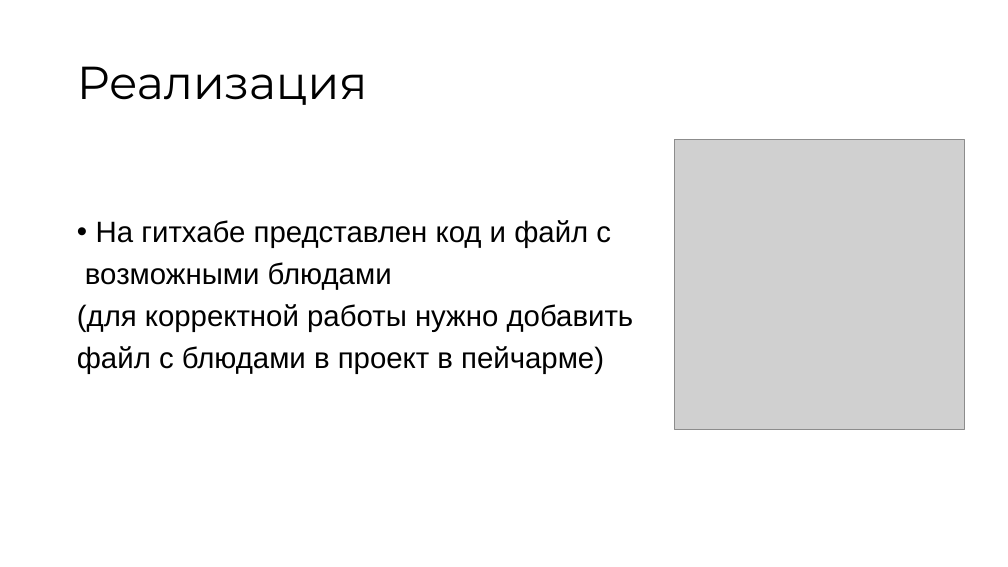
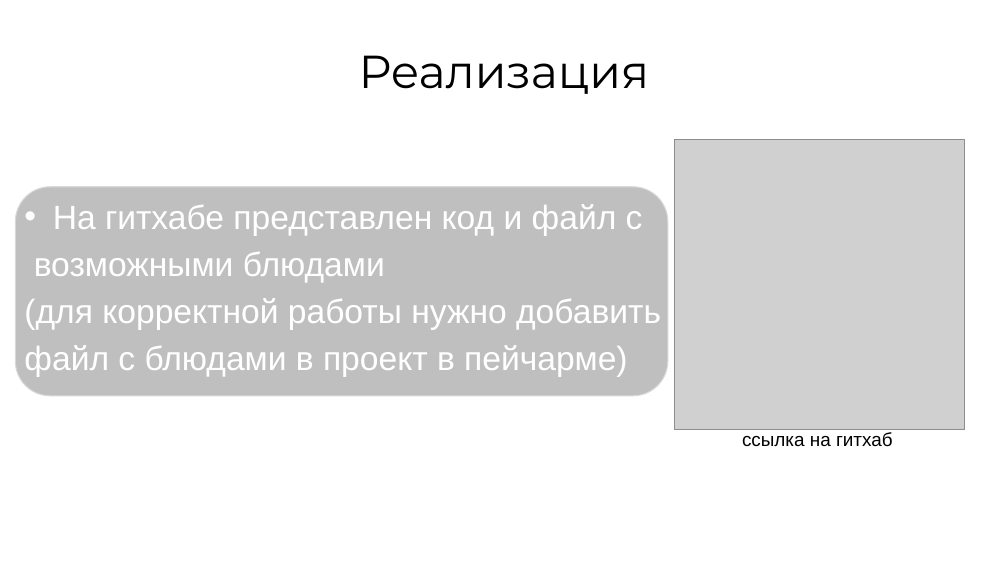
Before and after one commit to EstonaSSR/progect, a slide deck: slide 2 of Презентация к проекту.pptx. Drawn at 1008x567 pixels with LibreOffice and Linux fonts; fonts in the diff are those of the drawing; grey boxes stand for pictures. Boxes give left, top, right and bottom in pixels: in the first picture for what was removed or moved away, otherwise in the second. Text is boxed around its words. In the diff, an @@ line names an element or a change of style, - is before the commit and + after.

```diff
--- a/Презентация к проекту.pptx
+++ b/Презентация к проекту.pptx
@@ title "Реализация": place and size @@
-title "Реализация" at [77,66,368,105]
+title "Реализация" at [359,55,650,94]
@@ title "Реализация" at [359,55,650,94]: alignment left to centre; line spacing 0.9 to 1 @@
@@ rounded rectangle added at [15,187,668,396], fill #BFBFBF, outline #D9D9D9 1 pt @@
@@ text "На гитхабе представлен код и ...": place and size @@
-text "На гитхабе представлен код и ..." at [77,220,634,374]
+text "На гитхабе представлен код и ..." at [24,204,661,377]
@@ text "На гитхабе представлен код и ..." at [24,204,661,377]: size 28 to 32 pt, text colour #000000 to #FFFFFF; indent changed; line spacing 0.9 to 1; less space between paragraphs @@
@@ text added at [742,432,893,447], 18 pt, text #000000 @@
+ссылка на гитхаб
```
Also in this commit, not shown: 7 other slides changed.
